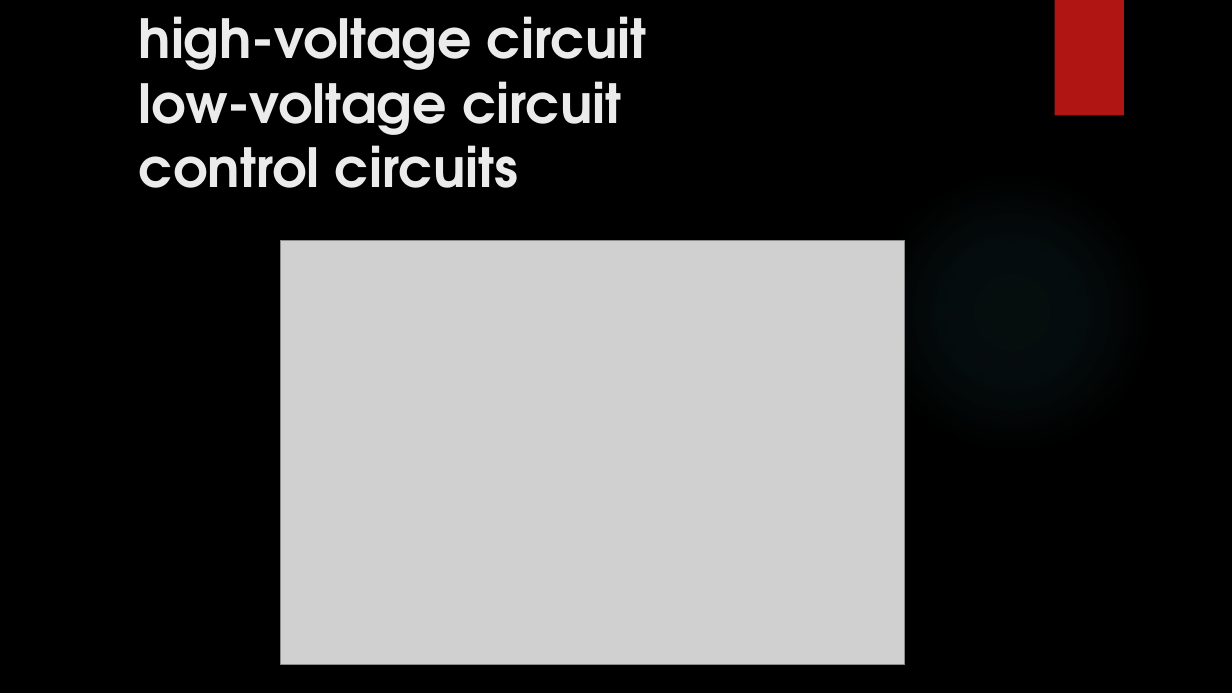
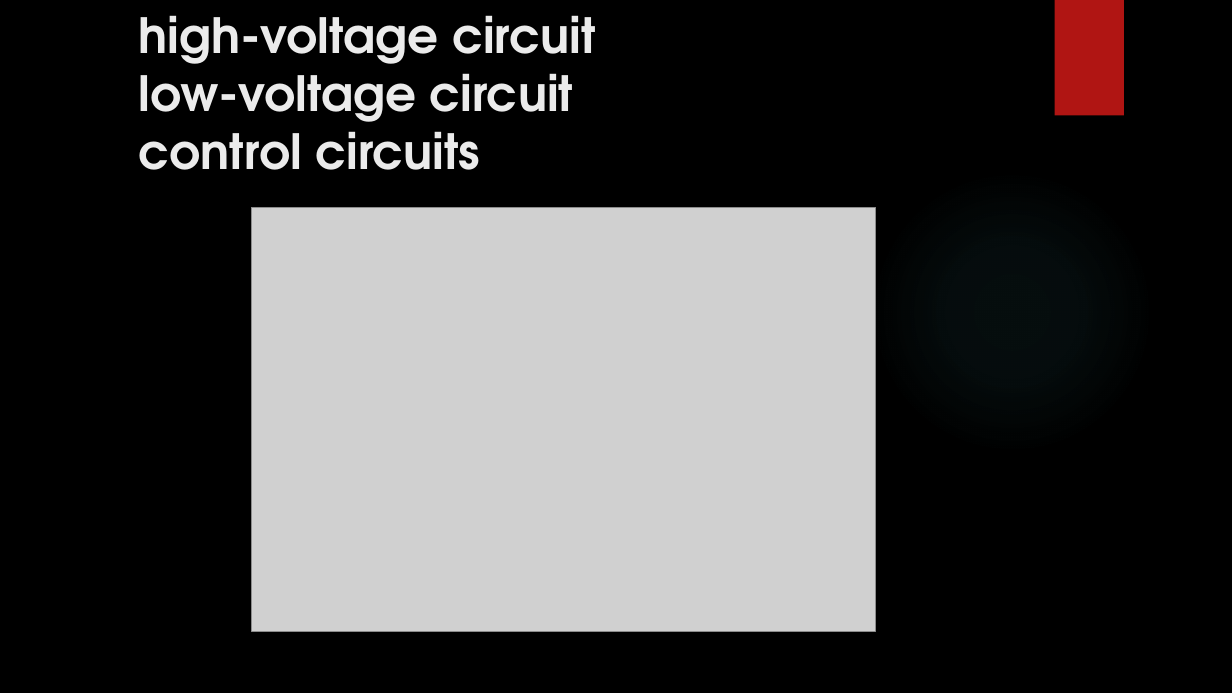
Before and after one commit to AwabEEE/dental-radiography, a slide deck: slide 8 of Awab BMD V2.pptx. Drawn at 1232x693 pixels with LibreOffice and Linux fonts; fonts in the diff are those of the drawing; grey boxes stand for pictures; background and template pictures are left out. Boxes give left, top, right and bottom in pixels: in the first picture for what was removed or moved away, otherwise in the second. Text is boxed around its words. In the diff, an @@ line names an element or a change of style, - is before the commit and + after.

```diff
--- a/Awab BMD V2.pptx
+++ b/Awab BMD V2.pptx
@@ title "high-voltage circuit low-voltage circuit control ..." at [139, 15, 596, 170]: size 42 to 37.8 pt @@
@@ picture: place and size @@
-picture at [280, 240, 905, 665]
+picture at [251, 207, 876, 631]
```
Also in this commit, not shown: 5 other slides changed, 2 slides added.
